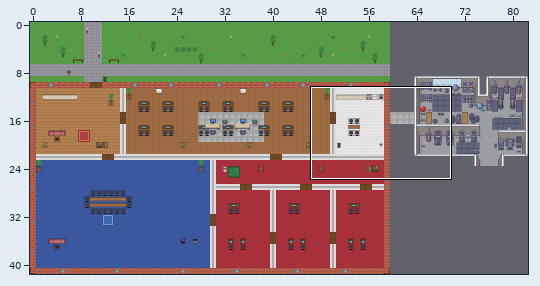
Tiled map (JSON): client/public/maps/default.tmj. Above: a wide view before the commit, with the close-up outlined.
Close-up. Earlier state:
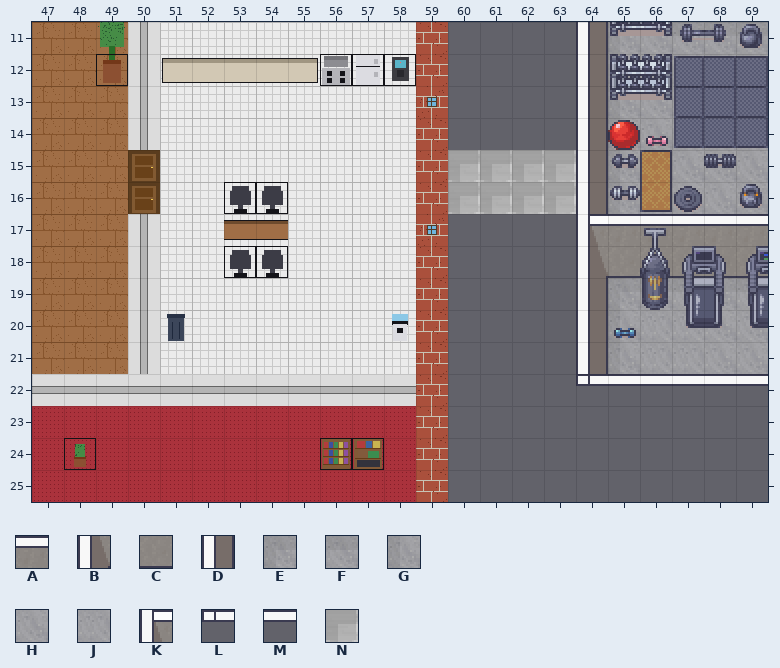
Cells are 32x32 px. Shown: x 47..69, y 11..25.
Key: from "gym_floor": A 1, B 19, C 20, D 38, E 39, F 40, G 58, H 59, J 145, K 152, L 247, M 248; from "room_builder": N 90.
_ is an empty cell, # one hidden under a higher layer.
Layers that did not change in this view are not listed.
Layer "gym_corridor" before, first column x 47:
11 _______________________
12 _______________________
13 _______________________
14 _______________________
15 _____________NNNN______
16 _____________NNNN______
17 _______________________
18 _______________________
19 _______________________
20 _______________________
21 _______________________
22 _______________________
23 _______________________
24 _______________________
25 _______________________
Layer "gym_floor" before, first column x 47:
11 _________________DEFFFF
12 _________________DGHHHH
13 _________________DGHH##
14 _________________DGHHHH
15 _________________DG#HHH
16 _________________DGHHHH
17 _________________KAAAAA
18 _________________BCCCCC
19 _________________DEFFFF
20 _________________DGJJHH
21 _________________DGJJHH
22 _________________LMMMMM
23 _______________________
24 _______________________
25 _______________________
And afterwards:
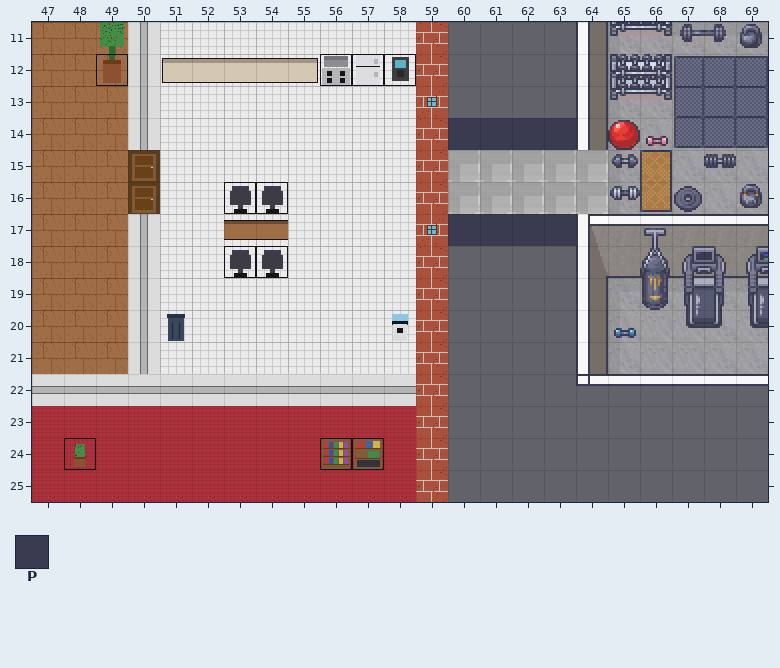
Further tiles: from "room_builder": P 8.
Diff:
{"where": "layer \"gym_corridor\""}
{"y":14,"x":60,"old":"____","new":"PPPP"}
{"y":15,"x":64,"old":"_","new":"N"}
{"y":16,"x":64,"old":"_","new":"N"}
{"y":17,"x":60,"old":"____","new":"PPPP"}
{"where": "layer \"gym_floor\""}
{"y":15,"x":64,"old":"D","new":"_"}
{"y":16,"x":64,"old":"D","new":"_"}
